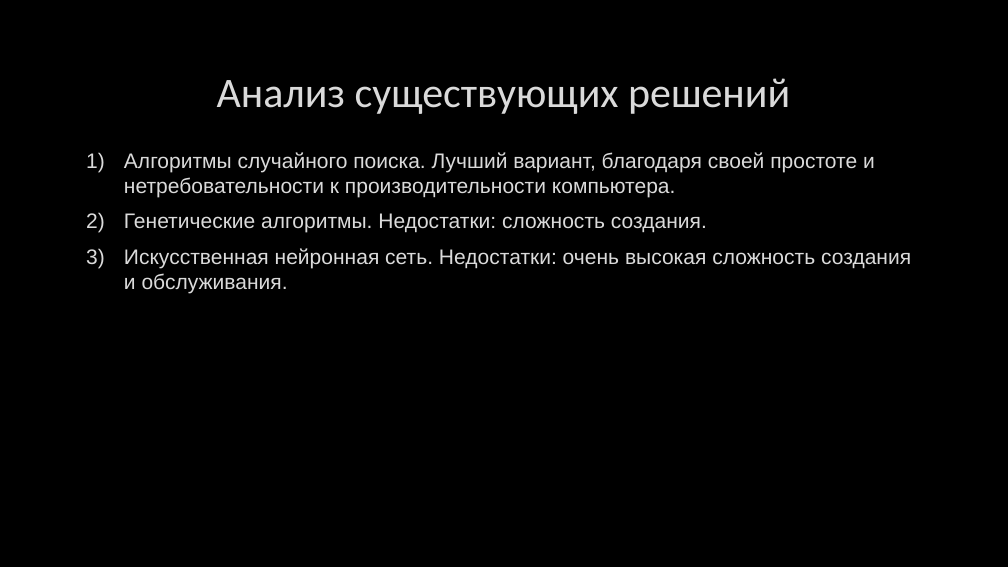
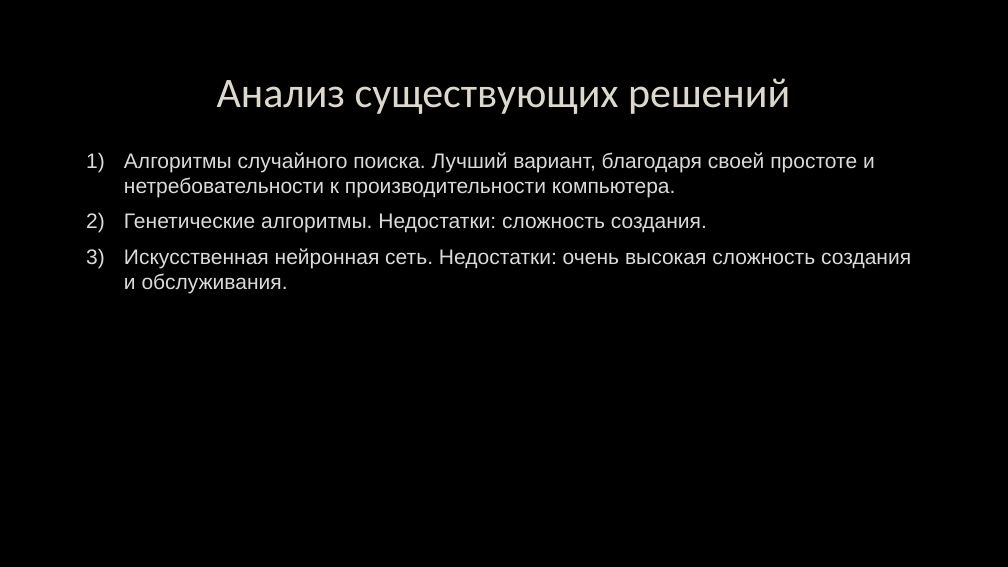
Before and after one commit to EugeniaBee/Melody-generator, a slide deck: slide 5 of Программа_Генерирующая_Музыку_ИП_Фрик_Евгений_2022.pptx. Drawn at 1008x567 pixels with LibreOffice and Linux fonts; fonts in the diff are those of the drawing; background and template pictures are left out. Boxes give left, top, right and bottom in pixels: in the first picture for what was removed or moved away, otherwise in the second. Text is boxed around its words. In the diff, an @@ line names an element or a change of style, - is before the commit and + after.

```diff
--- a/Программа_Генерирующая_Музыку_ИП_Фрик_Евгений_2022.pptx
+++ b/Программа_Генерирующая_Музыку_ИП_Фрик_Евгений_2022.pptx
@@ title "Анализ существующих решений" at (x1=217, y1=78, x2=790, y2=114): text colour #DADADA to #DED8CA @@
```
Also in this commit, not shown: 6 other slides changed, 3 slides added.
